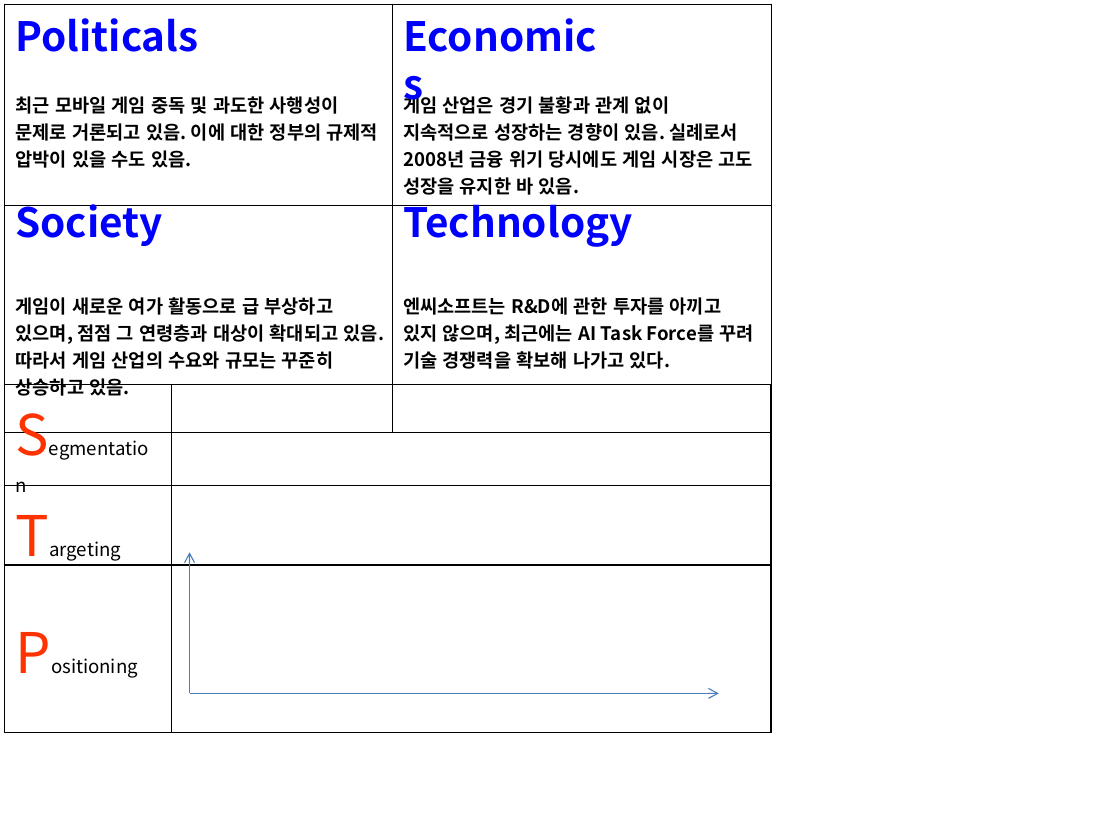
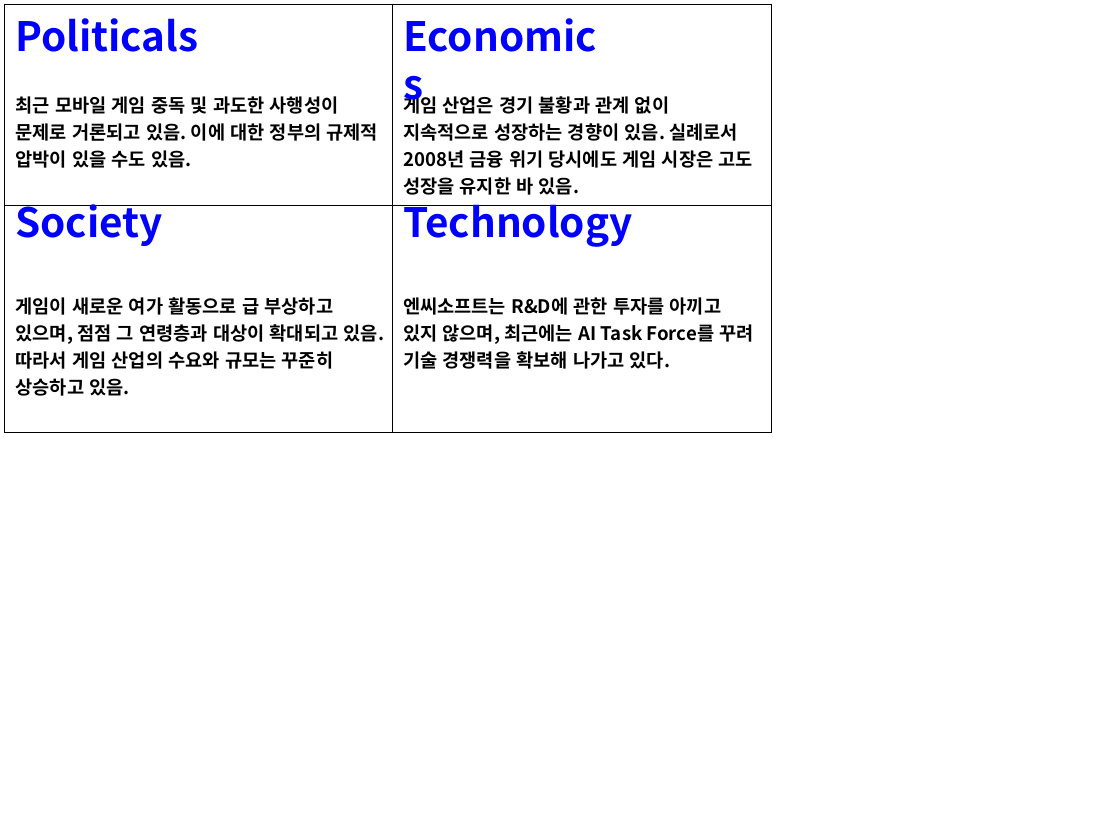
Before and after one commit to producer82/---, a slide deck: slide 2 of 파워포인트/환경 분석.pptx. Drawn at 1120x840 pixels with LibreOffice and Linux fonts; fonts in the diff are those of the drawing. Boxes give left, top, right and bottom in pixels: in the first picture for what was removed or moved away, otherwise in the second. Text is boxed around its words. In the diff, an @@ line names an element or a change of style, - is before the commit and + after.

```diff
--- a/파워포인트/환경 분석.pptx
+++ b/파워포인트/환경 분석.pptx
@@ table removed at bbox=[4, 385, 771, 711], 3 rows, 2 columns @@
-Segmentation | 
-Targeting | 
-Positioning | 
@@ arrow removed from (189, 693) to (189, 552) @@
@@ arrow removed from (189, 693) to (719, 693) @@
```
Also in this commit, not shown: 1 slide added, 10 other files.
